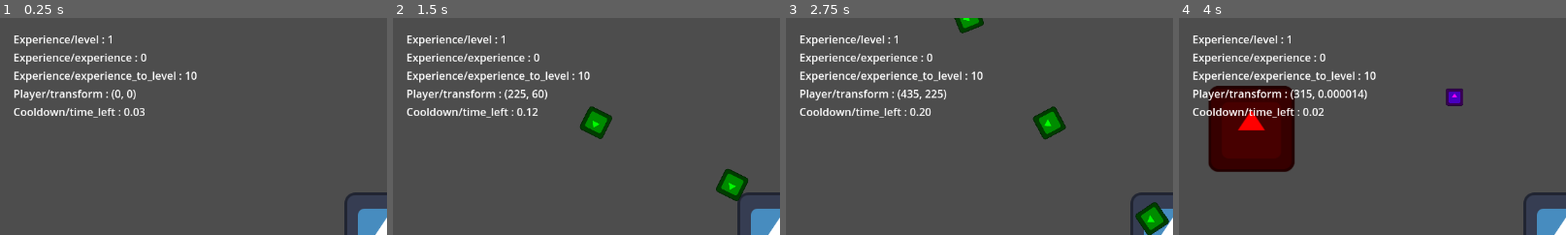
Above: before the commit, frames 1-4 (left to right).
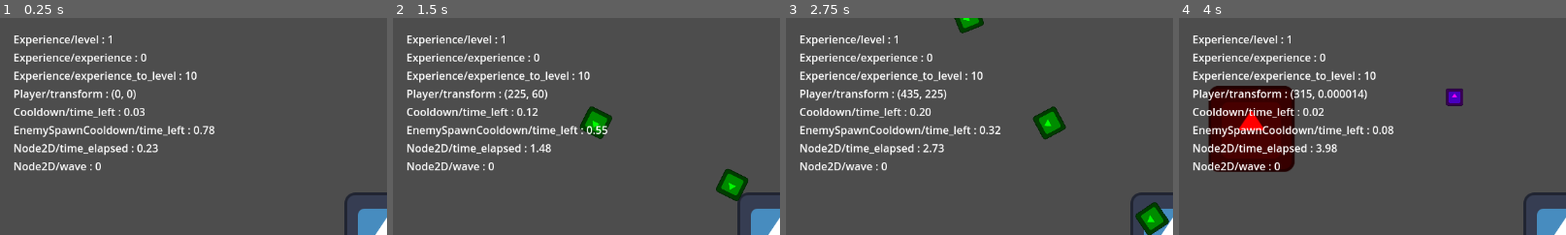
Above: after the commit, the same moments.

Repository: KatalystSoftware/FGJ24
Game: Godot game, scene res://main.tscn
The game is run twice, just before and just after one commit, with the same random seed, the same clock (stepped at 60 frames per second) and the same inputs. The engine's default icon, where the game draws it, is replaced by a stand-in: a white triangle on a blue panel in a dark square.
Inputs:
- Up to frame 1 (0.25 s): no input
- Up to frame 2 (1.5 s): hold D (move_right) 0.53-1.28 s; hold S (move_down) from 1.28 s (still down)
- Up to frame 3 (2.75 s): release S (move_down) at 2.03 s; hold D (move_right) from 2.03 s (still down)
- Up to frame 4 (4 s): release D (move_right) at 2.78 s; hold W (move_up) 2.78-3.53 s; hold A (move_left) from 3.53 s (still down)
The pictures show only the part of the screen within x 0-50%, y 0-50%; the shares and areas given below are measured in that part.

The runs differ from the first frame. In frame 1, 2.4% of the frame differs, in the area x 3-56%, y 49-71%; in frame 2, 2.4%; in frame 3, 2.4%; in frame 4, 2.5%.

Commit message:
Add debug info

Diff:
--- a/main.gd
+++ b/main.gd
@@ -17,7 +17,6 @@
 		next_wave_at += enemy_table[wave][0]
 		wave += 1
 		$EnemySpawnCooldown.wait_time = enemy_table[wave][1]
-
 
 	var viewport = get_viewport_rect()
 	var viewport_size = viewport.size
@@ -42,6 +41,12 @@
 			add_child(new_enemy)
 		$EnemySpawnCooldown.start()
 
+func _ready():
+	DebugUI.get_node("Stats").add_property(
+		$EnemySpawnCooldown, "time_left", DebugProperty.DisplayOption.ROUNDED
+	)
+	DebugUI.get_node("Stats").add_property(self, "time_elapsed", DebugProperty.DisplayOption.ROUNDED)
+	DebugUI.get_node("Stats").add_property(self, "wave", DebugProperty.DisplayOption.DEFAULT)
 
 func _process(delta):
 	time_elapsed += delta
